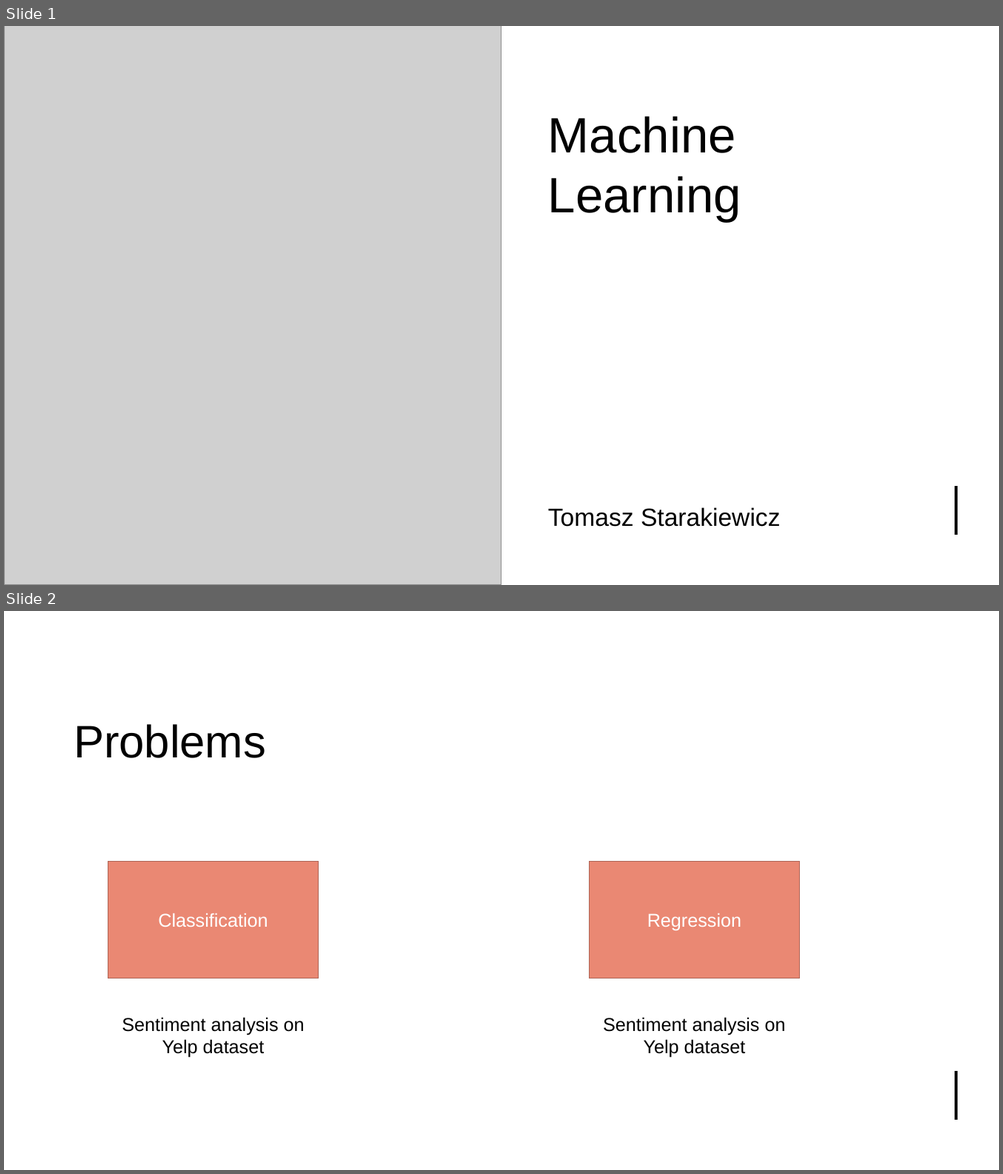
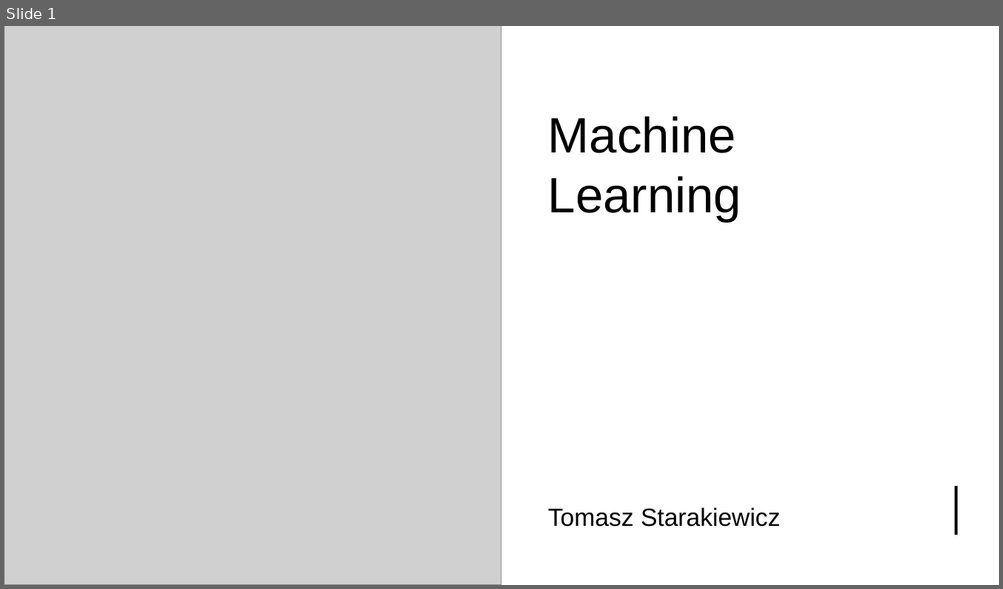
Before and after one commit to tjstarak/DSBA-ML2, a slide deck: slides/ML2_deck.pptx. Shown one above the other, each under a label of ours: slides 1 and 2 before the commit, slide 1 after it. The pictures are 1003x1174 and 1003x589 pixels, drawn with LibreOffice and Linux fonts; fonts in the diff are those of the drawing; grey boxes stand for pictures. Boxes give left, top, right and bottom in pixels: in the first picture for what was removed or moved away, otherwise in the second. Text is boxed around its words. In the diff, an @@ line names an element or a change of style, - is before the commit and + after.

```diff
--- a/slides/ML2_deck.pptx
+++ b/slides/ML2_deck.pptx
@@ slide 2 removed at (4, 611, 999, 1170), background #FFFFFF @@
@@ rectangle removed at (4, 611, 999, 1170) @@
@@ rectangle removed at (4, 611, 999, 818) @@
@@ title removed at (74, 724, 266, 758) @@
-Problems
@@ rectangle removed at (108, 862, 318, 979) @@
-Classification
@@ rectangle removed at (589, 862, 800, 979) @@
-Regression
@@ text removed at (122, 1017, 304, 1058) @@
-Sentiment analysis on Yelp dataset
@@ text removed at (603, 1017, 785, 1058) @@
-Sentiment analysis on Yelp dataset
@@ line removed from (956, 1071) to (956, 1120) @@
```
Also in this commit, not shown: 8 slides added.
